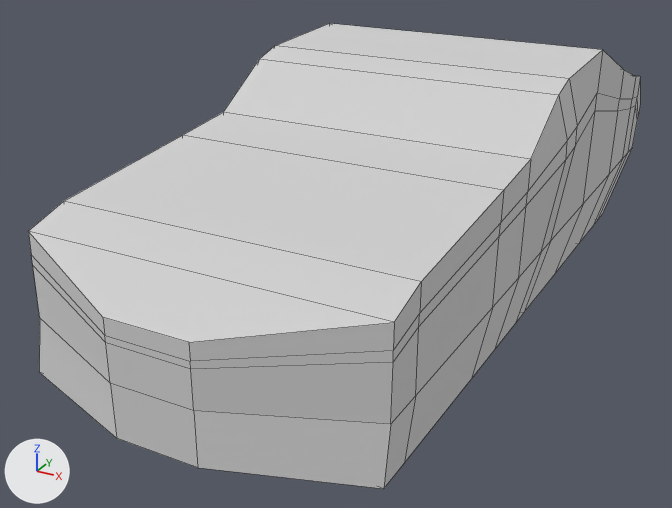
The OBJ model models/cars/sls_amg_hull.obj, before and after one commit.
The view is the same before and after, from a 50 mm camera at (7.57, -15.65, 9.44) aimed at (-0.7, -0.61, 1.92). The lights are fixed; the arrows at lower left show +X, +Y and +Z. Mesh edges are drawn as thin lines. Where no turn or scale is listed for an object, it has been applied to the vertices.

Before the edit, the objects in view are built like this:
```python
mat_none_010 = principled_material('None.010')
mat_none_010.base_color = (0.64, 0.64, 0.64)  # light grey #d1d1d1
mat_none_010.roughness = 1.0
me_cube_cube_006 = bpy.data.meshes.new('Cube_Cube.006')
me_cube_cube_006.from_pydata(...)  # 120 vertices, 118 faces; spans x -3.5..3.4, y -7.1..8.3, z 1.4..5.6
me_cube_cube_006.materials.append(mat_none_010)  # light grey #d1d1d1
ob_cube_cube_006 = bpy.data.objects.new('Cube_Cube.006', me_cube_cube_006)
ob_cube_cube_006.location = (0.0, 0.0, 0.0)
```
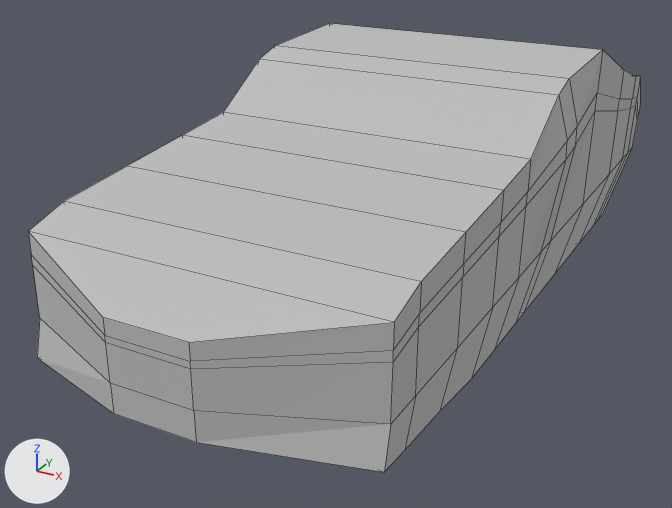
What changed in the scene script:
```text
Change mat_none_010:
    mat_none_010.base_color: (0.64, 0.64, 0.64) -> (0.512, 0.512, 0.512)  # light grey #d1d1d1 -> grey #bebebe
Change me_cube_cube_006:
    used by ob_cube_cube_006; location = (0.0, 0.0, 0.0)
    remove me_cube_cube_006.from_pydata(...)  # 120 vertices, 118 faces; spans x -3.5..3.4, y -7.1..8.3, z 1.4..5.6
    add me_cube_cube_006.from_pydata(...)  # 130 vertices, 128 faces; spans x -3.5..3.4, y -7.1..8.3, z 1.4..5.6
    me_cube_cube_006 part 1
    10 faces are deleted
    4 vertices in x -3.2..3.2, y -6.3..-5.7, z 1.4 move by (0.0, 0.0, 0.3)
    2 vertices move from x -0.8..0.7, y -7.1, z 1.4 to x -0.8..0.7, y -7.1, z 1.9
    10 vertices are added at x -3.2..3.2, y -4.4..-3.7, z 1.6..4.3
    20 new faces join them
```

Location of each change, (x1, y1, x2, y2) in pixels of the pictures (672 x 508 px):
'Cube_Cube.006', recoloured, reshaped (white to grey): before (28, 23, 640, 489); after (28, 23, 640, 472)
part 1 of me_cube_cube_006, built on: before (39, 135, 504, 489); after (37, 135, 504, 472)
